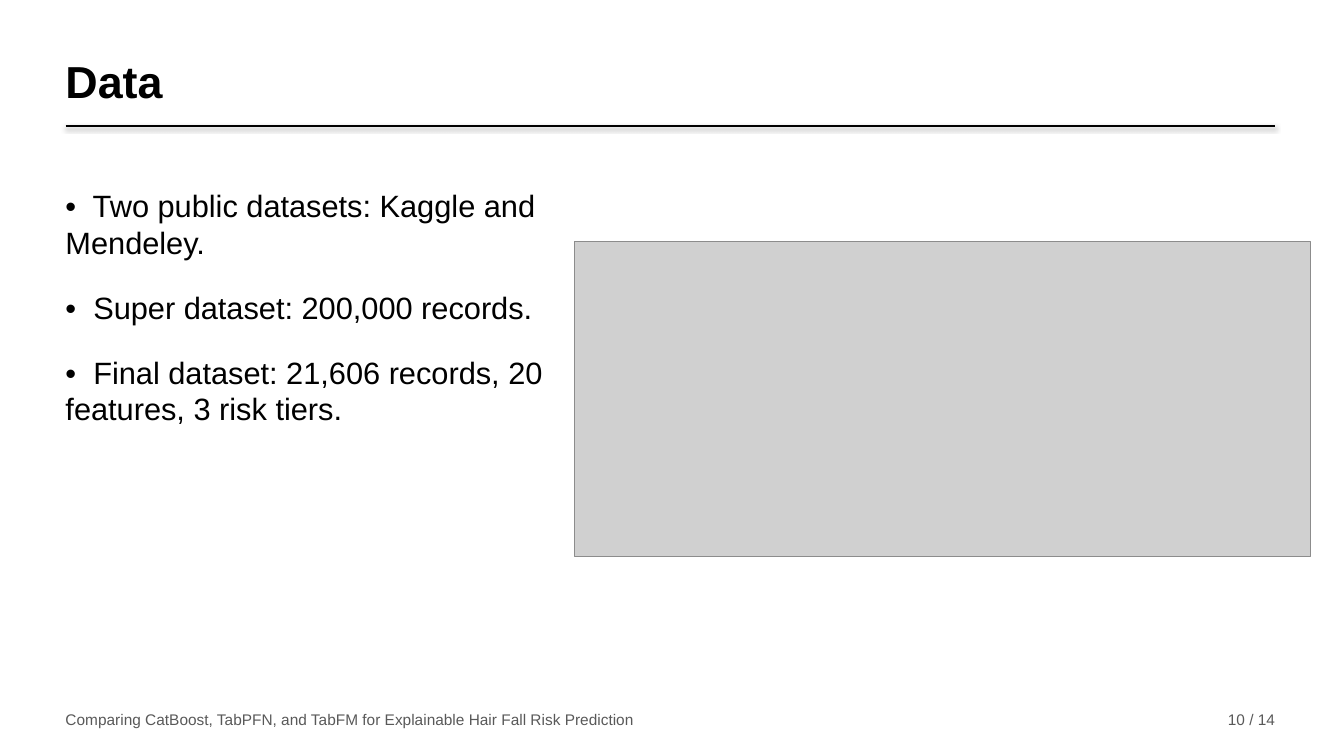
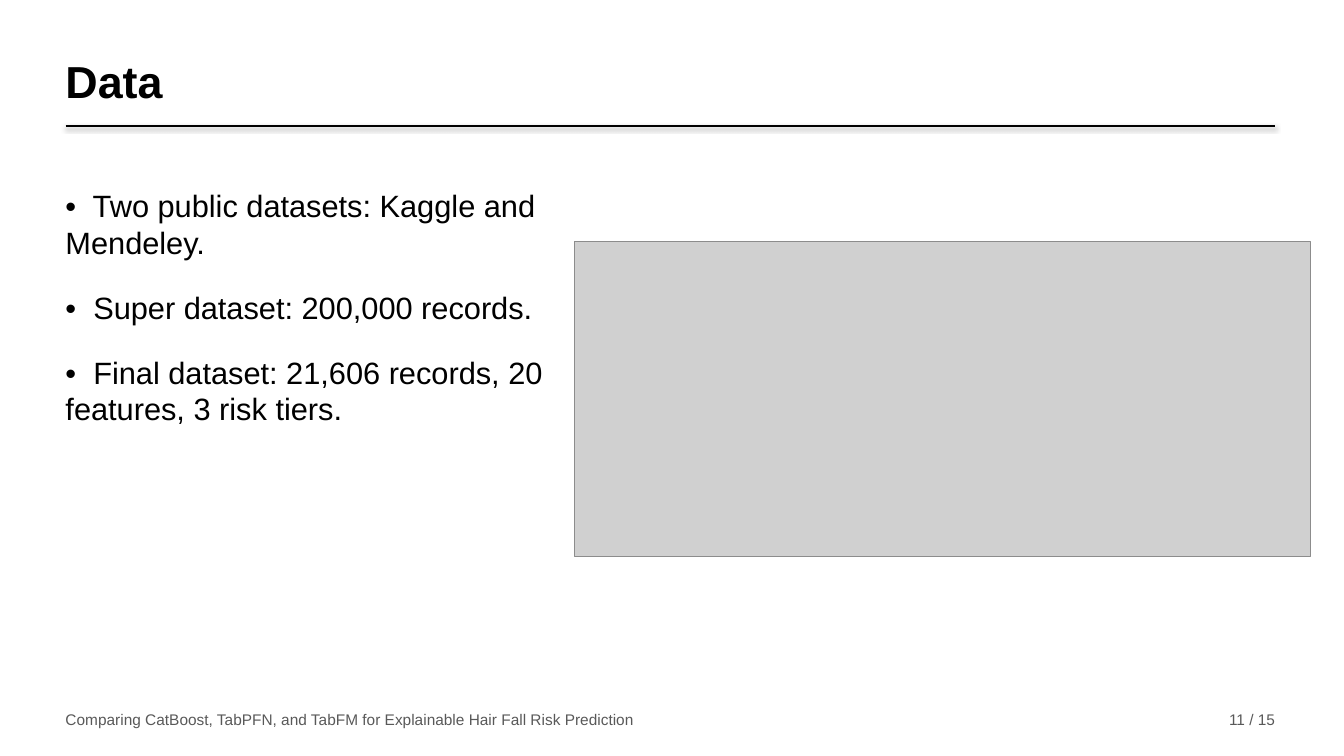
Before and after one commit to nirajanS1211/Hairfall-Thesis, a slide deck: slide 11 of Thesis_Final/Presentation/Hairfall_Presentation.pptx (slide 10 before the commit). Drawn at 1344x756 pixels with LibreOffice and Linux fonts; fonts in the diff are those of the drawing; grey boxes stand for pictures. Boxes give left, top, right and bottom in pixels: in the first picture for what was removed or moved away, otherwise in the second. Text is boxed around its words. In the diff, an @@ line names an element or a change of style, - is before the commit and + after.

```diff
--- a/Thesis_Final/Presentation/Hairfall_Presentation.pptx
+++ b/Thesis_Final/Presentation/Hairfall_Presentation.pptx
@@ text at box(1229, 714, 1275, 725): text changed @@
-10 / 14
+11 / 15
```
Also in this commit, not shown: 11 other slides changed, 2 slides added, 1 slide removed, 2 other files.
